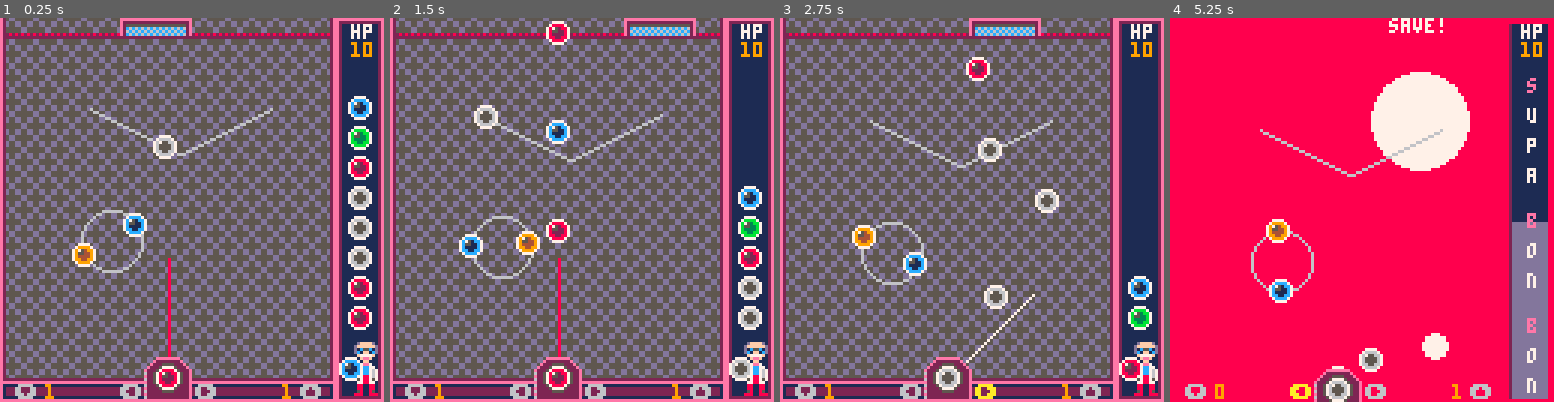
Above: before the commit, frames 1-4 (left to right).
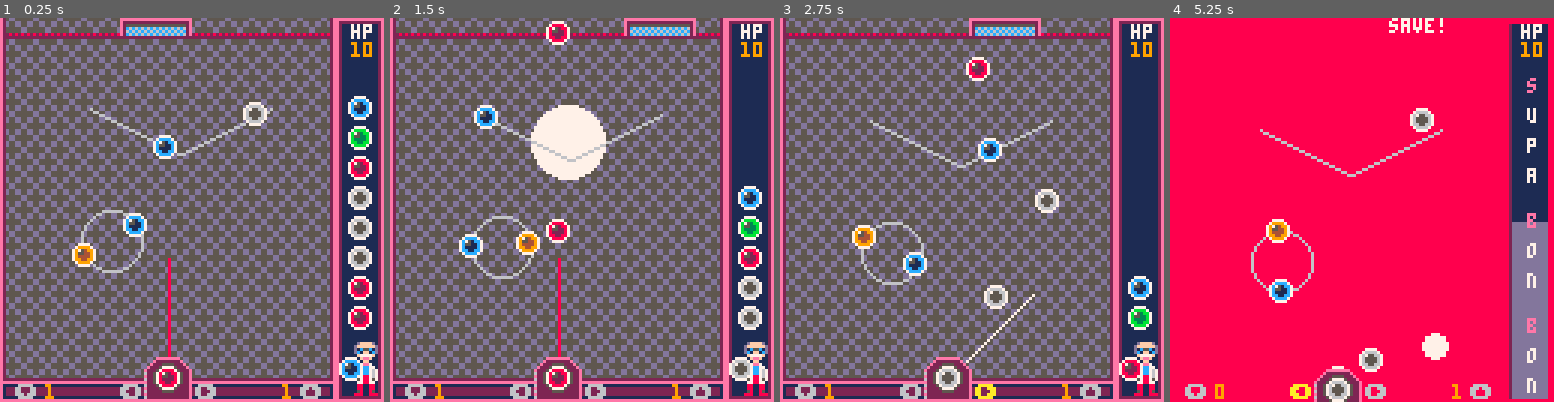
Above: after the commit, the same moments.

Repository: adamwoolridge/pico8
Game: PICO-8 cartridge bonbonshoot.p8
Two runs of this game, one before a commit and one after it. Both use one fixed random seed, a clock stepped at 60 frames per second and the inputs below.
Inputs:
- Up to frame 1 (0.25 s): no input
- Up to frame 2 (1.5 s): tap X (X key) at 0.33, 1.07 s; tap O (Z key) at 0.7 s
- Up to frame 3 (2.75 s): hold Right 1.6-2.1 s; tap O (Z key) at 1.7, 2.1, 2.5 s; tap X (X key) at 1.85 s; hold Right from 2.47 s (still down)
- Up to frame 4 (5.25 s): tap O (Z key) every 0.4 s from 2.9 to 4.9 s; tap X (X key) at 2.97, 4.08, 5.2 s; release Right at 3.03 s; hold Left 3.08-3.58 s; hold Down 3.63-3.97 s; hold Right 4.02-4.68 s; hold Left from 5.08 s (still down)

The runs differ from the first frame. In frame 1, 0.5% of the frame differs, in the area x 40-70%, y 21-36%; in frame 2, 2.9%; in frame 3, 0.2%; in frame 4, 4.9%, in the area x 52-79%, y 14-40%.

Commit message:
[Bonbon] Balls now control their progress not the enemy, scale 0-1

Diff:
--- a/bonbonshoot.p8
+++ b/bonbonshoot.p8
@@ -158,7 +158,6 @@
 function makeenemy(wave, type, sizes, x,y, vx, vy)
 	local e = {}
 	e.type = type
-	e.progress = 0
 	e.speed = 4
 	e.rotdir = 1
 	e.x = x
@@ -181,7 +180,12 @@
 	local ball = makeball(e.x, e.y, c)
 	ball.enemy = true
 	ball.active = true
-	ball.offset = offset
+	ball.progress = offset
+
+	if (e.type=="c") then
+		ball.progress = 360 * offset
+	end
+
 	add(e.balls, ball)
 	return ball
 end
@@ -191,10 +195,10 @@
 	ball.active = false
 	ball.x = x
 	ball.y = y
-	ball.offset = 0
 	ball.fired = false
 	ball.enemy = false
 	ball.supabonbon = false
+	ball.progress = 0
 	if (c==0) then
 		ball.c = flr(rnd(5))+1
 	else
@@ -617,19 +621,19 @@
 function updateenemy(e)
 	e.x += e.vx
 	e.y += e.vy
-	e.progress += e.speed
 
 	for x=1, count(e.balls) do
 		local b = e.balls[x]
+		b.progress += e.speed
 
 		if (e.type=="c") then
-			b.x = e.x + cos1(e.rotdir * ((b.offset*360) + e.progress)/360)*e.sizes[1]
-			b.y = e.y + sin1(e.rotdir * ((b.offset*360) + e.progress)/360)*e.sizes[1]
+			b.x = e.x + cos1(e.rotdir * (b.progress)/360) * e.sizes[1]
+			b.y = e.y + sin1(e.rotdir * (b.progress)/360) * e.sizes[1]
 		elseif (e.type=="l") then
-			if (e.progress >= 1) then
-				e.progress = 0
+			if (b.progress >= 1) then
+				b.progress = 0
 			end
-			local pp = progrespointalongline(e.progress, e.sizes)
+			local pp = progrespointalongline(b.progress, e.sizes)
 			b.x = e.x + (pp.x-4)
 			b.y = e.y + (pp.y-4)
 		end
